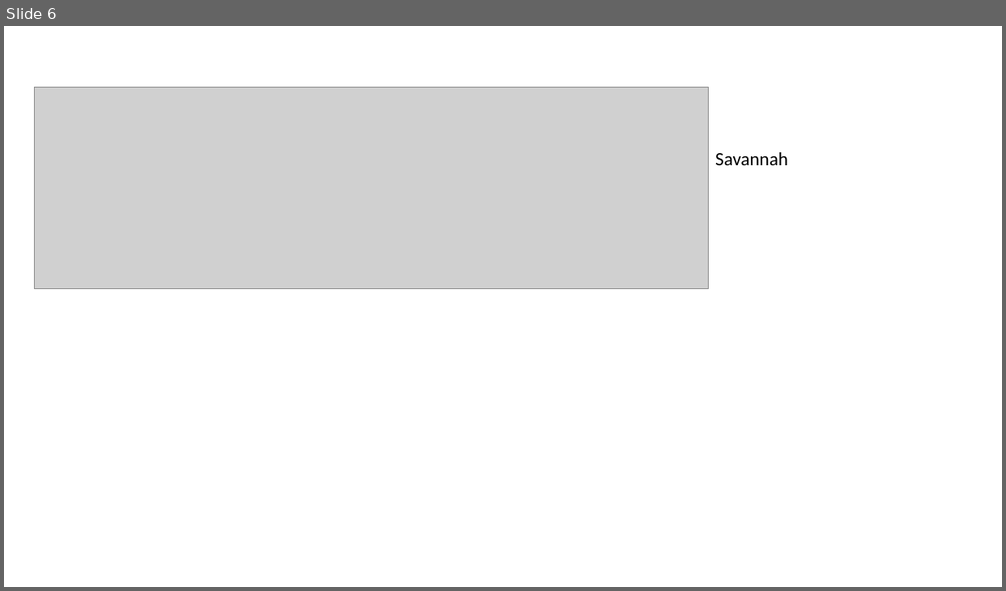
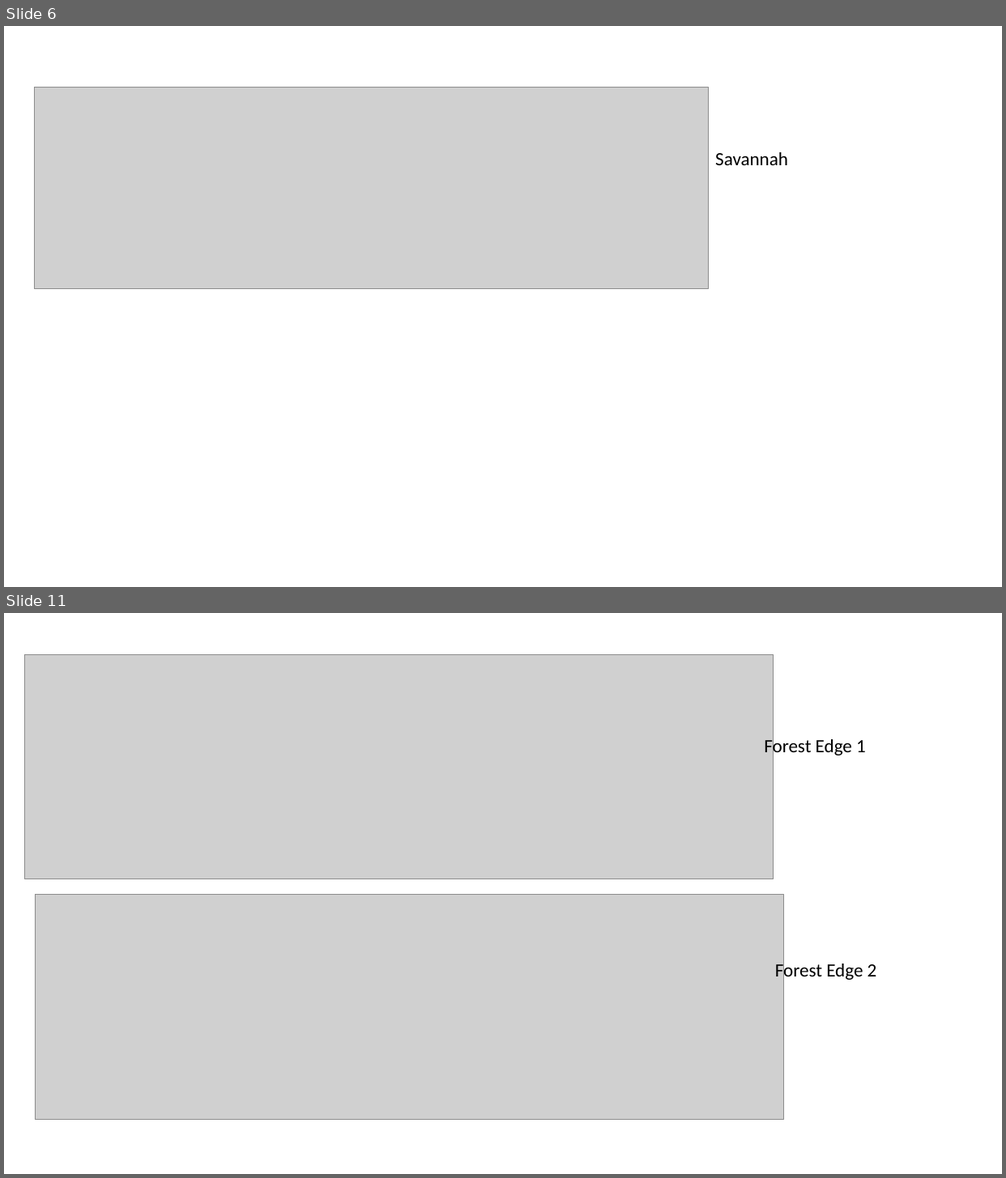
Before and after one commit to rosehanuy/soil-flux-nybg, a slide deck: Chamber_Temp_Plots.pptx. Shown one above the other, each under a label of ours: slide 6 before the commit, slides 6 and 11 after it; the slides between them are not shown. The pictures are 1006x591 and 1006x1178 pixels, drawn with LibreOffice and Linux fonts; fonts in the diff are those of the drawing; grey boxes stand for pictures. Boxes give left, top, right and bottom in pixels: in the first picture for what was removed or moved away, otherwise in the second. Text is boxed around its words. In the diff, an @@ line names an element or a change of style, - is before the commit and + after.

```diff
--- a/Chamber_Temp_Plots.pptx
+++ b/Chamber_Temp_Plots.pptx
@@ slide 11 added at (4,613,1002,1174), background #FFFFFF @@
@@ picture added at (25,655,774,879) @@
@@ text added at (764,737,866,758), 18 pt, text #000000 @@
+Forest Edge 1
@@ picture added at (35,895,783,1120) @@
@@ text added at (775,961,877,982), 18 pt, text #000000 @@
+Forest Edge 2
```
Also in this commit, not shown: 1 slide changed, 10 other slides added, 2 other files.
